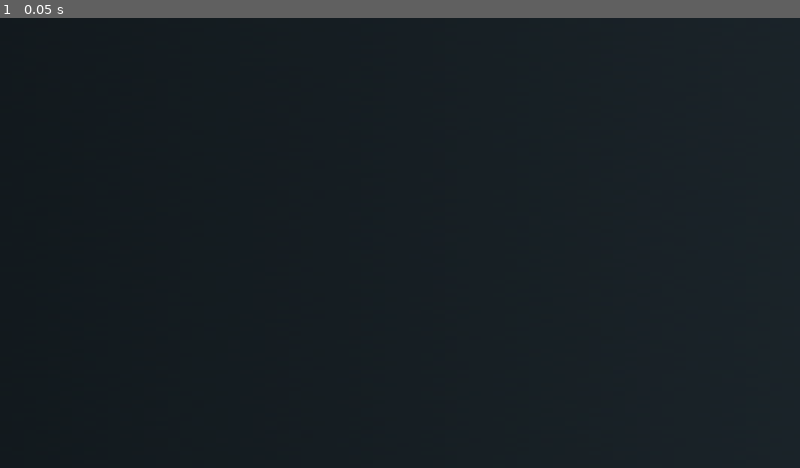
Above: before the commit, frame 1.
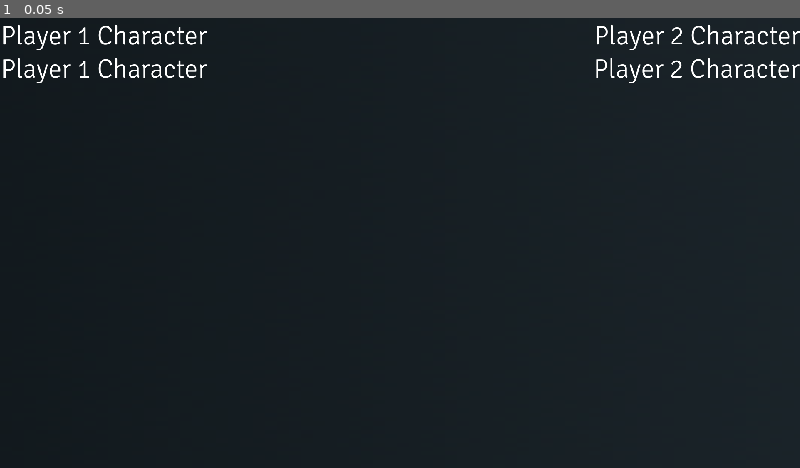
Above: after the commit, the same moment.

Repository: SHyguymoll/FightingGameEngine
Game: Godot game, scene res://scenes/Game.tscn
Two runs of this game, one before a commit and one after it. Both use one fixed random seed, a clock stepped at 60 frames per second and the inputs below. This scene is started directly instead of the project's main scene.
Inputs:
- Up to frame 1 (0.05 s): no input

The runs differ from the first frame. In frame 1, 1.2% of the frame differs, in the area x 0-100%, y 1-15%.
Error in both runs: Invalid get index 'tscnFile' (on base: 'Nil'). (res://scripts/Game.gd:31)

Commit message:
Started work on HUD, reduced input hash values for simplicity

Diff:
--- a/scenes/Game.tscn
+++ b/scenes/Game.tscn
@@ -1,6 +1,11 @@
-[gd_scene load_steps=2 format=2]
+[gd_scene load_steps=4 format=2]
 
 [ext_resource path="res://scripts/Game.gd" type="Script" id=1]
+[ext_resource path="res://Content/Game/Menu/Font.ttf" type="DynamicFontData" id=2]
+
+[sub_resource type="DynamicFont" id=1]
+size = 64
+font_data = ExtResource( 2 )
 
 [node name="Spatial" type="Spatial"]
 script = ExtResource( 1 )
@@ -10,3 +15,41 @@
 projection = 1
 current = true
 size = 3.5
+
+[node name="HUD" type="CanvasLayer" parent="."]
+layer = 10
+
+[node name="P1Char" type="Label" parent="HUD"]
+margin_right = 40.0
+margin_bottom = 14.0
+custom_fonts/font = SubResource( 1 )
+text = "Player 1 Character"
+
+[node name="P1Inputs" type="Label" parent="HUD"]
+anchor_top = 0.074
+anchor_bottom = 0.074
+margin_top = 0.0800018
+margin_right = 495.0
+margin_bottom = 80.08
+custom_fonts/font = SubResource( 1 )
+text = "Player 1 Character"
+
+[node name="P2Char" type="Label" parent="HUD"]
+anchor_left = 1.0
+anchor_right = 1.0
+margin_left = -495.0
+margin_bottom = 80.0
+custom_fonts/font = SubResource( 1 )
+text = "Player 2 Character"
+
+[node name="P2Inputs" type="Label" parent="HUD"]
+anchor_left = 0.999
+anchor_top = 0.074
+anchor_right = 0.999
+anchor_bottom = 0.074
+margin_left = -494.08
+margin_top = 0.0800018
+margin_right = 0.919922
+margin_bottom = 80.08
+custom_fonts/font = SubResource( 1 )
+text = "Player 2 Character"
--- a/scripts/Game.gd
+++ b/scripts/Game.gd
@@ -78,24 +78,24 @@
 func getInputHashes() -> Array: return [
 	(int(cDict.p1Btns[0]) * 1) + \
 	(int(cDict.p1Btns[1]) * 2) + \
-	(int(cDict.p1Btns[2]) * 4) + \
-	(int(cDict.p1Btns[3]) * 8) + \
-	max(0, ((int(cDict.p1Btns[4]) - int(player1.BUTTONCOUNT >= 1)) * 16)) + \
-	max(0, ((int(cDict.p1Btns[5]) - int(player1.BUTTONCOUNT >= 2)) * 32)) + \
-	max(0, ((int(cDict.p1Btns[6]) - int(player1.BUTTONCOUNT >= 3)) * 64)) + \
-	max(0, ((int(cDict.p1Btns[7]) - int(player1.BUTTONCOUNT >= 4)) * 128)) + \
-	max(0, ((int(cDict.p1Btns[8]) - int(player1.BUTTONCOUNT >= 5)) * 256)) + \
-	max(0, ((int(cDict.p1Btns[9]) - int(player1.BUTTONCOUNT >= 6)) * 512)),
+	(int(cDict.p1Btns[2]) * 3) + \
+	(int(cDict.p1Btns[3]) * 4) + \
+	max(0, ((int(cDict.p1Btns[4]) - int(player1.BUTTONCOUNT >= 1)) * 5)) + \
+	max(0, ((int(cDict.p1Btns[5]) - int(player1.BUTTONCOUNT >= 2)) * 6)) + \
+	max(0, ((int(cDict.p1Btns[6]) - int(player1.BUTTONCOUNT >= 3)) * 7)) + \
+	max(0, ((int(cDict.p1Btns[7]) - int(player1.BUTTONCOUNT >= 4)) * 8)) + \
+	max(0, ((int(cDict.p1Btns[8]) - int(player1.BUTTONCOUNT >= 5)) * 9)) + \
+	max(0, ((int(cDict.p1Btns[9]) - int(player1.BUTTONCOUNT >= 6)) * 10)),
 	(int(cDict.p2Btns[0]) * 1) + \
 	(int(cDict.p2Btns[1]) * 2) + \
-	(int(cDict.p2Btns[2]) * 4) + \
-	(int(cDict.p2Btns[3]) * 8) + \
-	max(0, ((int(cDict.p2Btns[4]) - int(player2.BUTTONCOUNT >= 1)) * 16)) + \
-	max(0, ((int(cDict.p2Btns[5]) - int(player2.BUTTONCOUNT >= 2)) * 32)) + \
-	max(0, ((int(cDict.p2Btns[6]) - int(player2.BUTTONCOUNT >= 3)) * 64)) + \
-	max(0, ((int(cDict.p2Btns[7]) - int(player2.BUTTONCOUNT >= 4)) * 128)) + \
-	max(0, ((int(cDict.p2Btns[8]) - int(player2.BUTTONCOUNT >= 5)) * 256)) + \
-	max(0, ((int(cDict.p2Btns[9]) - int(player2.BUTTONCOUNT >= 6)) * 512))
+	(int(cDict.p2Btns[2]) * 3) + \
+	(int(cDict.p2Btns[3]) * 4) + \
+	max(0, ((int(cDict.p2Btns[4]) - int(player2.BUTTONCOUNT >= 1)) * 5)) + \
+	max(0, ((int(cDict.p2Btns[5]) - int(player2.BUTTONCOUNT >= 2)) * 6)) + \
+	max(0, ((int(cDict.p2Btns[6]) - int(player2.BUTTONCOUNT >= 3)) * 7)) + \
+	max(0, ((int(cDict.p2Btns[7]) - int(player2.BUTTONCOUNT >= 4)) * 8)) + \
+	max(0, ((int(cDict.p2Btns[8]) - int(player2.BUTTONCOUNT >= 5)) * 9)) + \
+	max(0, ((int(cDict.p2Btns[9]) - int(player2.BUTTONCOUNT >= 6)) * 10))
 ]
 
 func handleInputs():
Not shown, changed: Content/Characters/ExampleCharacter/GodotGuy.zip
